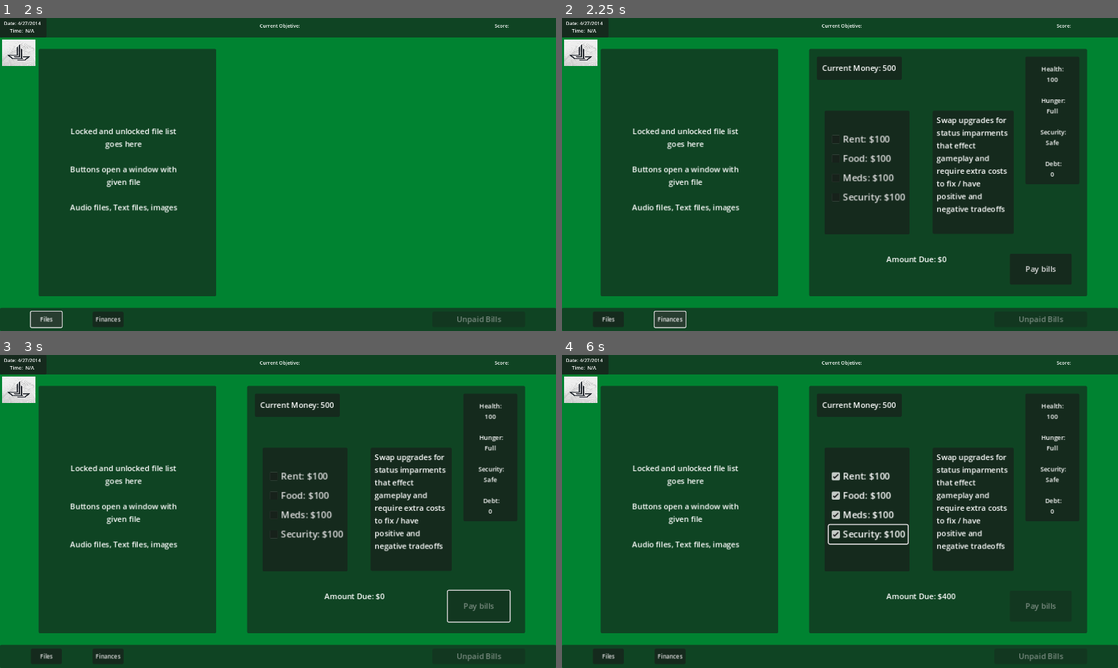
Above: before the commit, frames 1-4 (two rows, left to right).
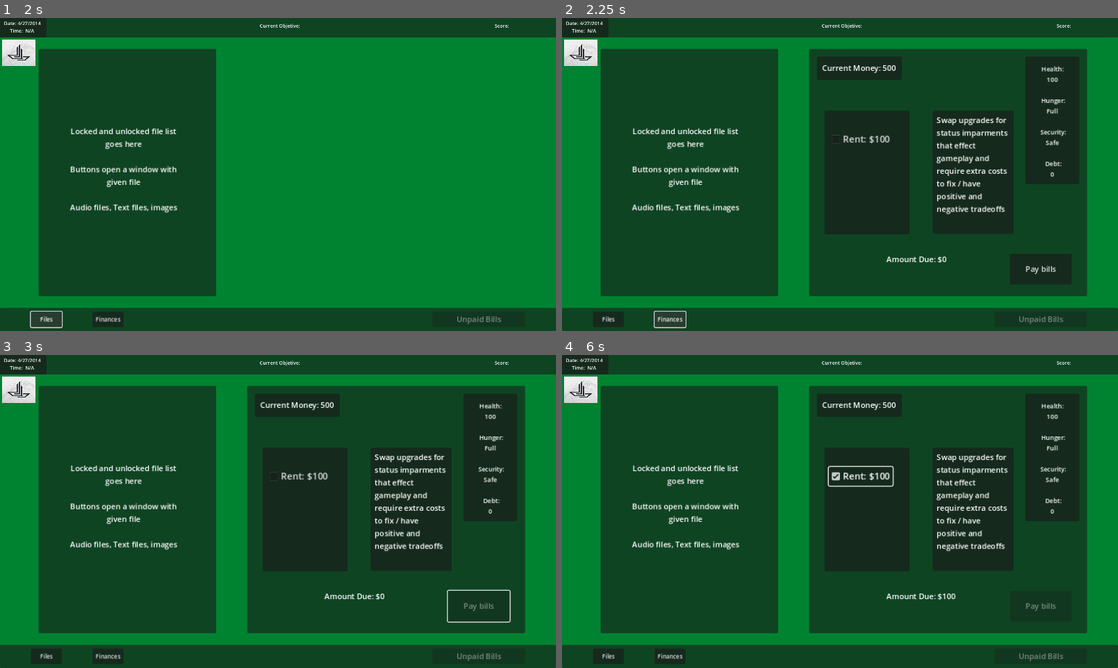
Above: after the commit, the same moments.

Repository: andrewpressman/Operation-OS
Game: Godot game, scene res://Menu/MainMenu.tscn
Same seed, same stepped clock (60 frames per second), same inputs: the game is played once before the commit and once after it.
Inputs (mouse positions are in pixels of both pictures, inside the frame that each line leads up to):
- Up to frame 1 (2 s): click "New Game" at 0.5 s; click "Files" at 1.25 s
- Up to frame 2 (2.25 s): click "Finances" at 2 s
- Up to frame 3 (3 s): click "Pay bills" at 2.75 s
- Up to frame 4 (6 s): click "Rent: $100" at 3.5 s; click (862, 495) at 4.25 s, where only the run before the commit has a clickable "Food: $100"; click (862, 514) at 5 s, where only the run before the commit has a clickable "Meds: $100"; click (867, 533) at 5.75 s, where only the run before the commit has a clickable "Security: $100"

Frame 1 is identical in both runs. In frame 2, 0.4% of the frame differs, in the area x 48-62%, y 43-60%; in frame 3, 0.4%; in frame 4, 0.9%, in the area x 47-70%, y 35-78%.

Commit message:
added skeleton for stats changing over time

Diff:
--- a/Home/HomeController.gd
+++ b/Home/HomeController.gd
@@ -1,5 +1,8 @@
 extends Node2D
 
+@export var HealthChange : int
+@export var HungerChange : int
+@export var SecurityChange : int
 
 # Called when the node enters the scene tree for the first time.
 func _ready() -> void:
@@ -7,6 +10,13 @@
 	$Files.visible = false
 	$Taskbar/GoWork.disabled = true
 	$Taskbar/GoWork.text = "Unpaid Bills"
+	UpdateStatus()
+
+func UpdateStatus():
+	if GlobalVar.CurrentLevel > 0:
+		GlobalVar.Health = GlobalVar.Health - (HealthChange * GlobalVar.CurrentLevel)
+		GlobalVar.Hunger = GlobalVar.Hunger - (HungerChange * GlobalVar.CurrentLevel)
+		GlobalVar.Security = GlobalVar.Security - (SecurityChange * GlobalVar.CurrentLevel)
 
 func EnableWork():
 	$Taskbar/GoWork.text = "Go to work"
--- a/Home/HomeDesktop.tscn
+++ b/Home/HomeDesktop.tscn
@@ -8,6 +8,9 @@
 
 [node name="HomeScreen" type="Node2D"]
 script = ExtResource("1_h8ttb")
+HealthChange = 5
+HungerChange = 5
+SecurityChange = 5
 
 [node name="Background" type="ColorRect" parent="."]
 offset_right = 1152.0
@@ -113,6 +116,9 @@
 offset_right = 1088.0
 offset_bottom = 576.0
 script = ExtResource("3_qon11")
+HealthChange = 5
+HungerChange = 5
+SecurityChange = 5
 metadata/_edit_lock_ = true
 
 [node name="Money" type="Panel" parent="Finances"]
--- a/Home/finances.gd
+++ b/Home/finances.gd
@@ -25,13 +25,23 @@
 	PaidDebt = false
 	SetAvailable()
 
+	if GlobalVar.CurrentLevel == 0:
+		$Bills/Food.visible = false
+		$Bills/Meds.visible = false
+		$Bills/Security.visible = false
+		$Bills/Debt.visible = false
+		PaidFood = true
+		PaidMeds = true
+		PaidSecurity = true
+
 func SetAvailable(): #Other bills can only be paid when debt is 0 (Or some arbitray value)
 	if GlobalVar.Debt == 0:
-		$Bills/Debt.visible = false
-		$Bills/Rent.disabled = false
-		$Bills/Food.disabled = false
-		$Bills/Meds.disabled = false
-		$Bills/Security.disabled = false
+		if !PaidRent && !PaidFood && !PaidMeds && !PaidSecurity:
+			$Bills/Debt.visible = false
+			$Bills/Rent.disabled = false
+			$Bills/Food.disabled = false
+			$Bills/Meds.disabled = false
+			$Bills/Security.disabled = false
 
 	else:
 		$Bills/Debt.visible = true
@@ -46,7 +56,10 @@
 
 func UpdateMoney():
 	$Money/Label.text = "Current Money: " + str(GlobalVar.Money)
-	if PaidRent && PaidFood && PaidMeds && PaidSecurity:
+	if PaidRent:
+		get_parent().EnableWork()
+	elif GlobalVar.Money == 0:
+		GlobalVar.Debt += GlobalVar.RentPrice
 		get_parent().EnableWork()
 
 func UpdateStats():
@@ -95,7 +108,9 @@
 	else:
 		$Bills/Debt.text = "Debt: $" + str(GlobalVar.Money)
 
-
+@export var HealthChange : int
+@export var HungerChange : int
+@export var SecurityChange : int
 func PayBills():
 	if AmountDue <= GlobalVar.Money:
 		GlobalVar.Money += -AmountDue
@@ -103,6 +118,7 @@
 		GlobalVar.Money = 0
 		CurrentDebt = (GlobalVar.Money - AmountDue) * -1 + GlobalVar.Debt
 		GlobalVar.Debt = CurrentDebt
+
 
 	if PaidRent:
 		$Bills/Rent.text = "Rent: PAID"
@@ -110,14 +126,17 @@
 		$Bills/Rent.button_pressed = false
 	if PaidFood:
 		$Bills/Food.text = "Food: PAID"
+		GlobalVar.Hunger = GlobalVar.Hunger - (HungerChange * GlobalVar.CurrentLevel)
 		$Bills/Food.disabled = true
 		$Bills/Food.button_pressed = false
 	if PaidMeds:
 		$Bills/Meds.text = "Meds: PAID"
+		GlobalVar.Health = GlobalVar.Health + (HealthChange * GlobalVar.CurrentLevel)
 		$Bills/Meds.disabled = true
 		$Bills/Meds.button_pressed = false
 	if PaidSecurity:
 		$Bills/Security.text = "Security: PAID"
+		GlobalVar.Security = GlobalVar.Security - (SecurityChange * GlobalVar.CurrentLevel)
 		$Bills/Security.disabled = true
 		$Bills/Security.button_pressed = false
 	if PaidDebt:
--- a/Work/WorkController.gd
+++ b/Work/WorkController.gd
@@ -56,7 +56,6 @@
 		elif GlobalVar.Tasks == 0:
 			$GoHome.visible = true
 			if ShiftComplete == false:
-				print("Test")
 				ShiftComplete = true
 				GlobalVar.CurrentObj = 5
 				SetObjective()
